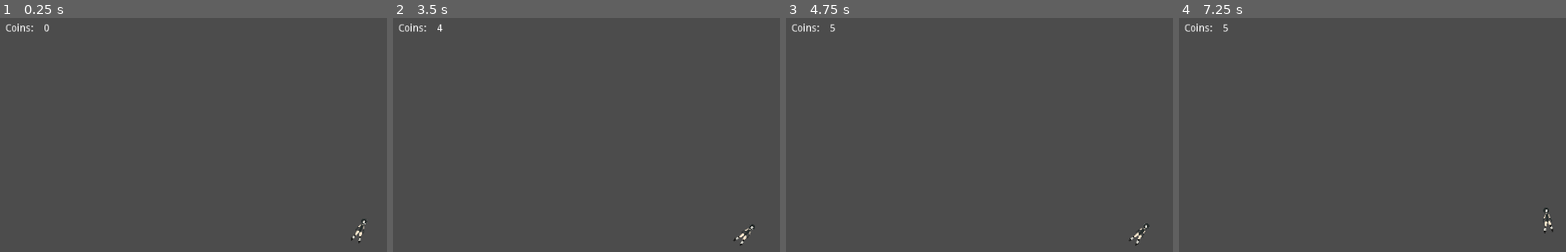
Above: before the commit, frames 1-4 (left to right).
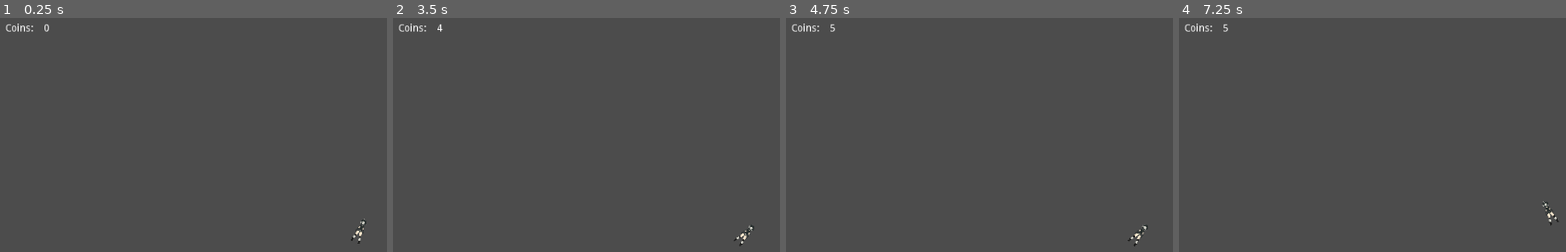
Above: after the commit, the same moments.

Repository: Haxeil/GGJ
Game: Godot game, scene res://Worlds/World.tscn
Two runs of this game, one before a commit and one after it. Both use one fixed random seed, a clock stepped at 60 frames per second and the inputs below.
Inputs:
- Up to frame 1 (0.25 s): no input
- Up to frame 2 (3.5 s): tap Enter at 0.5, 2 s; tap Space (jump) at 0.77, 1.25, 1.52, 2.75, 3.02 s
- Up to frame 3 (4.75 s): tap Space (jump) at 3.77, 4.52 s
- Up to frame 4 (7.25 s): tap Enter at 5 s; tap Space (jump) at 6.02, 6.77 s

The runs differ from the first frame. In frame 1, less than 0.1% of the frame differs, in the area x 90-95%, y 85-97%; in frame 2, less than 0.1%; in frame 3, 0.1%; in frame 4, 0.2%, in the area x 93-99%, y 78-93%.

Commit message:
updated character sprites

Diff:
--- a/Player/Player.tscn
+++ b/Player/Player.tscn
@@ -4,7 +4,6 @@
 [ext_resource path="res://Player/character.tscn" type="PackedScene" id=2]
 
 [sub_resource type="CapsuleShape2D" id=1]
-radius = 7.0
 
 [node name="Player" type="KinematicBody2D"]
 script = ExtResource( 1 )
--- a/Player/character.tscn
+++ b/Player/character.tscn
@@ -19,63 +19,89 @@
 scale = Vector2( 0.1, 0.1 )
 
 [node name="Sprite" type="Sprite" parent="."]
-scale = Vector2( 1, 1 )
+visible = false
 texture = ExtResource( 5 )
 
-[node name="CharShinR" type="Sprite" parent="."]
-position = Vector2( -50, 120 )
+[node name="CharHips" type="Sprite" parent="."]
+position = Vector2( -0.0078764, 0 )
+texture = ExtResource( 5 )
+
+[node name="CharThighR" type="Sprite" parent="CharHips"]
+position = Vector2( -20.7388, 18.3426 )
 scale = Vector2( 1, 1 )
+texture = ExtResource( 3 )
+offset = Vector2( -3.62494, 24.2587 )
+
+[node name="CharShinR" type="Sprite" parent="CharHips/CharThighR"]
+position = Vector2( -11.0243, 52.3655 )
+scale = Vector2( 1, 1 )
+z_index = 1
 texture = ExtResource( 2 )
+offset = Vector2( -12.6659, 41.6126 )
+
+[node name="CharThighL" type="Sprite" parent="CharHips"]
+position = Vector2( 20.7992, 18.3426 )
+scale = Vector2( 1, 1 )
+texture = ExtResource( 8 )
+offset = Vector2( 3.20865, 23.7013 )
 
 [node name="CharShinL" type="Sprite" parent="."]
-position = Vector2( 48, 112 )
+position = Vector2( 32.4062, 72.283 )
+scale = Vector2( 1, 1 )
 z_index = 1
 texture = ExtResource( 7 )
-
-[node name="CharArmL" type="Sprite" parent="."]
-position = Vector2( 33, -58 )
-texture = ExtResource( 11 )
-
-[node name="CharArmR" type="Sprite" parent="."]
-position = Vector2( -33.5, -58.5 )
-texture = ExtResource( 13 )
-
-[node name="CharForearmL" type="Sprite" parent="."]
-position = Vector2( 45, -20.5 )
-texture = ExtResource( 10 )
-
-[node name="CharForearmR" type="Sprite" parent="."]
-position = Vector2( -47.5, -21.5 )
-texture = ExtResource( 9 )
-
-[node name="CharHandL" type="Sprite" parent="."]
-position = Vector2( 53, 5.5 )
-texture = ExtResource( 12 )
-
-[node name="CharHandR" type="Sprite" parent="."]
-position = Vector2( -56.5, 4.5 )
-texture = ExtResource( 14 )
-
-[node name="CharHead" type="Sprite" parent="."]
-position = Vector2( 0, -144 )
-texture = ExtResource( 1 )
-
-[node name="CharHips" type="Sprite" parent="."]
-position = Vector2( -1, 0 )
-texture = ExtResource( 5 )
-
-[node name="CharNeck" type="Sprite" parent="."]
-position = Vector2( 0, -96 )
-texture = ExtResource( 6 )
-
-[node name="CharThighL" type="Sprite" parent="."]
-position = Vector2( 24, 40 )
-texture = ExtResource( 8 )
-
-[node name="CharThighR" type="Sprite" parent="."]
-position = Vector2( -24, 40 )
-texture = ExtResource( 3 )
+offset = Vector2( 12.0254, 41.1618 )
 
 [node name="CharTorso" type="Sprite" parent="."]
-position = Vector2( 0, -50 )
+position = Vector2( -0.0892258, -20.4987 )
+z_index = -1
 texture = ExtResource( 4 )
+offset = Vector2( 0.0892258, -22.6262 )
+
+[node name="CharArmL" type="Sprite" parent="CharTorso"]
+position = Vector2( 21.3647, -53.6219 )
+scale = Vector2( 1, 1 )
+texture = ExtResource( 11 )
+offset = Vector2( 6.89339, 21.695 )
+
+[node name="CharForearmL" type="Sprite" parent="CharTorso/CharArmL"]
+position = Vector2( 14.6831, 45.0745 )
+scale = Vector2( 1, 1 )
+texture = ExtResource( 10 )
+offset = Vector2( 5.88259, 14.4921 )
+
+[node name="CharHandL" type="Sprite" parent="CharTorso/CharArmL/CharForearmL"]
+position = Vector2( 13.6651, 30.7177 )
+scale = Vector2( 1, 1 )
+texture = ExtResource( 12 )
+offset = Vector2( -1.06107, 9.40283 )
+
+[node name="CharArmR" type="Sprite" parent="CharTorso"]
+position = Vector2( -20.5731, -53.8629 )
+scale = Vector2( 1, 1 )
+texture = ExtResource( 13 )
+offset = Vector2( -7.63486, 22.1793 )
+
+[node name="CharForearmR" type="Sprite" parent="CharTorso/CharArmR"]
+position = Vector2( -15.1584, 45.2784 )
+scale = Vector2( 1, 1 )
+texture = ExtResource( 9 )
+offset = Vector2( -6.47642, 13.9009 )
+
+[node name="CharHandR" type="Sprite" parent="CharTorso/CharArmR/CharForearmR"]
+position = Vector2( -14.7647, 30.3169 )
+scale = Vector2( 1, 1 )
+texture = ExtResource( 14 )
+offset = Vector2( -0.711758, 9.58401 )
+
+[node name="CharNeck" type="Sprite" parent="CharTorso"]
+position = Vector2( 0.0131149, -62.9368 )
+scale = Vector2( 1, 1 )
+texture = ExtResource( 6 )
+offset = Vector2( 0.0761127, -4.69011 )
+
+[node name="CharHead" type="Sprite" parent="CharTorso/CharNeck"]
+position = Vector2( 0.0761108, -52.69 )
+scale = Vector2( 1, 1 )
+z_index = 1
+texture = ExtResource( 1 )
Binary file changed: Player/asset_char_014/char_arm_L.PNG
Binary file changed: Player/asset_char_014/char_arm_R.PNG
Binary file changed: Player/asset_char_014/char_forearm_L.PNG
Binary file changed: Player/asset_char_014/char_forearm_R.PNG
Binary file changed: Player/asset_char_014/char_head.PNG
Binary file changed: Player/asset_char_014/char_hips.PNG
Binary file changed: Player/asset_char_014/char_neck.PNG
Binary file changed: Player/asset_char_014/char_shin_L.PNG
Binary file changed: Player/asset_char_014/char_shin_R.PNG
Binary file changed: Player/asset_char_014/char_thigh_L.PNG
Binary file changed: Player/asset_char_014/char_thigh_R.PNG
Binary file changed: Player/asset_char_014/char_torso.PNG
